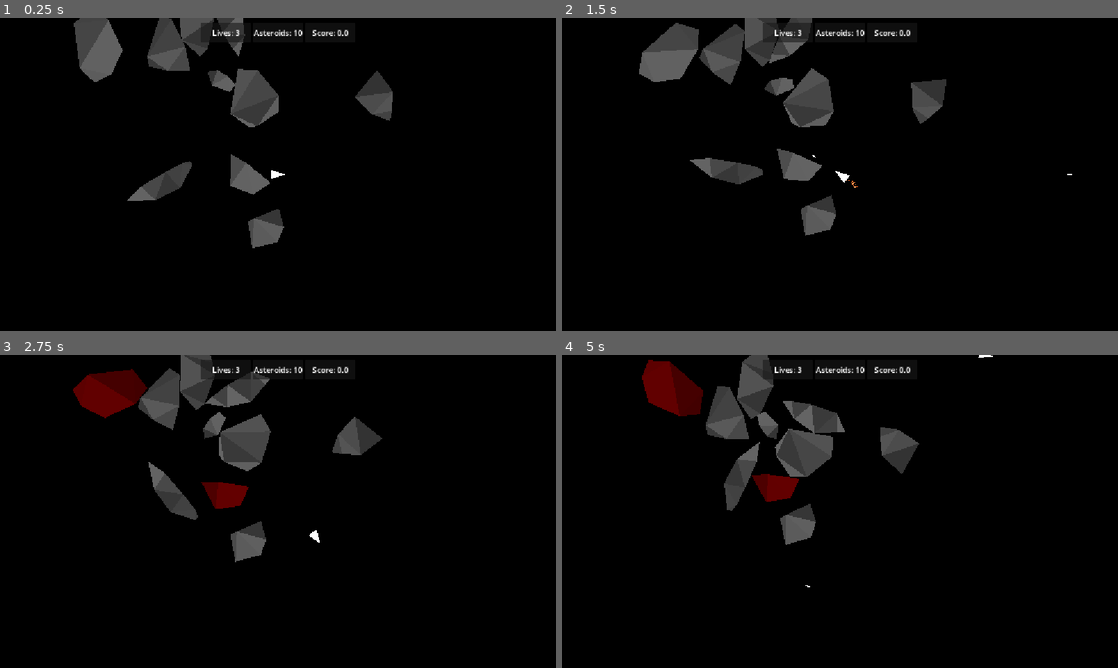
Above: before the commit, frames 1-4 (two rows, left to right).
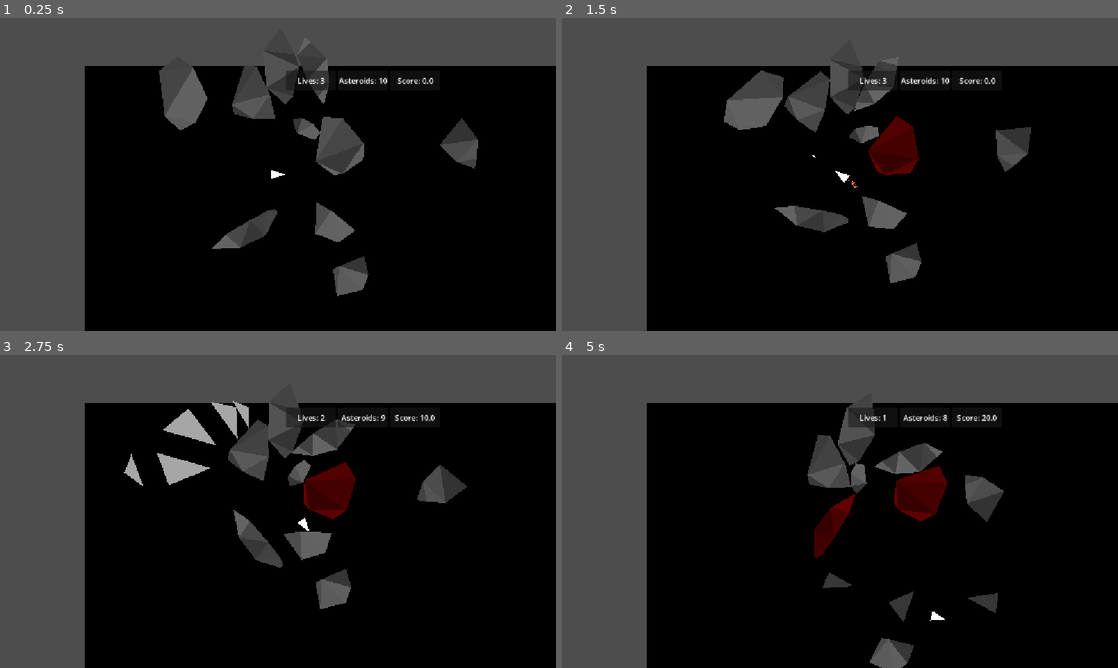
Above: after the commit, the same moments.

Repository: ProudFridge/Asteroids
Game: Godot game, scene res://scenes/game/game.tscn
Same seed, same stepped clock (60 frames per second), same inputs: the game is played once before the commit and once after it.
Inputs (mouse positions are in pixels of both pictures, inside the frame that each line leads up to):
- Up to frame 1 (0.25 s): no input
- Up to frame 2 (1.5 s): tap Enter at 0.5 s; move the mouse to (962, 158) at 0.52 s; hold D (turn_right) 0.53-1.28 s; hold Space (shoot) 0.53-1.28 s; click (962, 158) at 0.67 s; move the mouse to (728, 190) at 1.27 s; hold S (backwards) from 1.28 s (still down); tap Space (shoot) at 1.35 s
- Up to frame 3 (2.75 s): move the mouse to (333, 442) at 2.02 s; release S (backwards) at 2.03 s; hold D (turn_right) from 2.03 s (still down); hold Space (shoot) from 2.03 s (still down); tap Alt at 2.1 s
- Up to frame 4 (5 s): move the mouse to (812, 574) at 2.77 s; release D (turn_right) at 2.78 s; release Space (shoot) at 2.78 s; hold W (forwards) 2.78-3.53 s; tap Shift at 2.85 s; click (812, 574) at 2.92 s; tap Space (shoot) at 3.05, 4.35 s; move the mouse to (1006, 558) at 3.52 s; hold Space (shoot) 3.53-4.28 s; hold A (turn_left) from 3.53 s (still down); move the mouse to (673, 464) at 4.27 s

The runs differ from the first frame. In frame 1, 34% of the frame differs, in the area x 0-100%, y 0-100%; in frame 2, 35%; in frame 3, 37%; in frame 4, 38%.

Commit message:
Make the camera zoom in on the player when the game is done

Diff:
--- a/scenes/asteroid/asteroid.gd
+++ b/scenes/asteroid/asteroid.gd
@@ -172,10 +172,12 @@
 
 	return points
 
+
 func sort_by_angle(a: Vector2, b: Vector2) -> bool:
 	if a.angle() < b.angle():
 		return true
 	return false
+
 
 func rotate_polygon(polygon: PackedVector2Array) -> PackedVector2Array:
 	var rotatedPoints: PackedVector2Array = []
--- a/scenes/asteroid_shard/asteroid_shard.gd
+++ b/scenes/asteroid_shard/asteroid_shard.gd
@@ -15,8 +15,10 @@
 	lifetime_timer.start()
 	lifetime_timer.timeout.connect(_on_lifetimer_timer_timeout)
 
+
 func _process(delta: float) -> void:
 	polygon_2d.color.a = remap(lifetime_timer.time_left,0, lifetime_timer.wait_time, 0,1)
+
 
 func scale_points(scale: float) -> PackedVector2Array:
 	var scaledPolygon: PackedVector2Array = []
@@ -26,8 +28,10 @@
 
 	return scaledPolygon
 
+
 func set_polygon(points: PackedVector2Array) -> void:
 	polygon = points
 
+
 func _on_lifetimer_timer_timeout() -> void:
 	queue_free()
--- a/scenes/blink_component/blink_component.gd
+++ b/scenes/blink_component/blink_component.gd
@@ -1,5 +1,6 @@
 extends Node2D
 class_name BlinkComponent
+## not working rn
 
 @onready var blink_interval_timer: Timer = $BlinkIntervalTimer
 
@@ -18,10 +19,12 @@
 	blink_interval_timer.wait_time = blinkInterval
 	blink_interval_timer.timeout.connect(_on_blink_interval_timer_timeout)
 
+
 func blink() -> void:
 	blink_interval_timer.start()
 	actor.self_modulate = color1
 	currentBlinks += 1
+
 
 func _on_blink_interval_timer_timeout() -> void:
 	if currentBlinks % 2 == 0:
--- a/scenes/bullet/bullet.gd
+++ b/scenes/bullet/bullet.gd
@@ -10,6 +10,7 @@
 	velocity = speed * Vector2.from_angle(rotation)
 	lifetime_timer.timeout.connect(_on_lifetime_timer_timeout)
 
+
 func _physics_process(delta: float) -> void:
 	var collision: KinematicCollision2D = move_and_collide(velocity * delta)
 
@@ -19,8 +20,10 @@
 			body.take_damage(damage)
 			disappear()
 
+
 func _on_lifetime_timer_timeout() -> void:
 	disappear()
 
+
 func disappear() -> void:
 	queue_free()
--- a/scenes/game/camera_2d.gd
+++ b/scenes/game/camera_2d.gd
@@ -1,5 +1,20 @@
 extends Camera2D
+
+@export var player: Player
+@export var gameManager: GameManager
 
 # Called when the node enters the scene tree for the first time.
 func _ready() -> void:
-	position = get_viewport_rect().size / 2
+	position = Global.windowSize / 2
+	gameManager.won.connect(_on_game_manager_won)
+	gameManager.lost.connect(_on_game_manager_lost)
+
+
+func _on_game_manager_won() -> void:
+	position = player.position
+	zoom = Vector2(2,2)
+
+
+func _on_game_manager_lost() -> void:
+	position = player.position
+	zoom = Vector2(2,2)
--- a/scenes/game/game.gd
+++ /dev/null
@@ -1,4 +0,0 @@
-extends Node
-
-const ASTEROID: Resource = preload("res://scenes/asteroid/asteroid.tscn")
-@onready var player: Player = $Player
--- a/scenes/game/game.tscn
+++ b/scenes/game/game.tscn
@@ -1,6 +1,5 @@
 [gd_scene format=3 uid="uid://dobdvgut8dbsl"]
 
-[ext_resource type="Script" uid="uid://cthkf4wvev651" path="res://scenes/game/game.gd" id="1_0sr1o"]
 [ext_resource type="PackedScene" uid="uid://s0kngucv0cnl" path="res://scenes/player/player.tscn" id="1_sul5r"]
 [ext_resource type="Script" uid="uid://5htph50fyjch" path="res://scenes/game/camera_2d.gd" id="2_7h61r"]
 [ext_resource type="PackedScene" uid="uid://dh2eakv6ikta5" path="res://scenes/managers/asteroid_manager/asteroid_manager.tscn" id="4_kelw5"]
@@ -15,10 +14,11 @@
 [sub_resource type="LabelSettings" id="LabelSettings_0sr1o"]
 
 [node name="Game" type="Node" unique_id=324886737]
-script = ExtResource("1_0sr1o")
 
-[node name="Camera2D" type="Camera2D" parent="." unique_id=863287189]
+[node name="Camera2D" type="Camera2D" parent="." unique_id=863287189 node_paths=PackedStringArray("player", "gameManager")]
 script = ExtResource("2_7h61r")
+player = NodePath("../Player")
+gameManager = NodePath("../Managers/GameManager")
 
 [node name="Player" parent="." unique_id=2088811554 instance=ExtResource("1_sul5r")]
 
--- a/scenes/game/ui/asteroid_count_label.gd
+++ b/scenes/game/ui/asteroid_count_label.gd
@@ -7,5 +7,6 @@
 	text = "Asteroids: " + str(asteroidManager.asteroidInstances.size())
 	asteroidManager.asteroid_removed.connect(_on_asteroid_manager_asteroid_removed)
 
+
 func _on_asteroid_manager_asteroid_removed() -> void:
 	text = "Asteroids: " + str(asteroidManager.asteroidInstances.size())
--- a/scenes/game/ui/game_over_container.gd
+++ b/scenes/game/ui/game_over_container.gd
@@ -13,5 +13,6 @@
 func _on_game_manager_lost() -> void:
 	visible = true
 
+
 func _on_restart_button_pressed() -> void:
 	SwitcherSingleton.goto_scene("res://scenes/game/game.tscn")
--- a/scenes/game/ui/game_won_container.gd
+++ b/scenes/game/ui/game_won_container.gd
@@ -9,6 +9,7 @@
 	gameManager.won.connect(_on_game_manager_won)
 	restart_button.pressed.connect(_on_restart_button_pressed)
 
+
 func _on_game_manager_won() -> void:
 	visible = true
 
--- a/scenes/game/ui/lives_label.gd
+++ b/scenes/game/ui/lives_label.gd
@@ -7,6 +7,7 @@
 	text = "Lives: " + str(int(round(player.lives)))
 	player.health_lost.connect(_on_player_health_lost)
 
+
 func _on_player_health_lost(currentHealth: float) -> void:
 	print(currentHealth)
 	text = "Lives: " + str(int(round(currentHealth)))
--- a/scenes/managers/asteroid_manager/asteroid_manager.gd
+++ b/scenes/managers/asteroid_manager/asteroid_manager.gd
@@ -14,6 +14,7 @@
 func _ready() -> void:
 	instantiate_asteroid_in_area(10, Vector2(get_window().size), 100)
 
+
 ## Instantiates asteroids in a specified area
 func instantiate_asteroid_in_area(asteroidNum: int, area: Vector2, exclusionZoneRadius: float) -> void:
 	for i: int in asteroidNum:
@@ -22,23 +23,21 @@
 		# Todo: replace with actual scren size, maybe use a singleton to store the screen size
 		var position: Vector2 = Vector2(randf_range(0, area.x), randf_range(0, area.y))
 
-		print(position.distance_to(area / 2))
 		while position.distance_to(area / 2) < exclusionZoneRadius:
 			position.x = randf_range(0, area.x)
 			position.y = randf_range(0, area.y)
 
 		asteroid.position = position
-		# Initial movement
 		asteroid.angular_velocity = randf_range(-1, 1)
-		asteroid.linear_velocity = (Vector2(get_window().size / 2) - position).normalized() * randf_range(10, 30)
+		asteroid.linear_velocity = (Vector2(Global.windowSize / 2) - position).normalized() * randf_range(10, 30)
+
+		add_child(asteroid)
+		asteroid_added.emit()
+		asteroidInstances.append(asteroid)
 		# Remove asteroid from the instance array
 		asteroid.died.connect(_on_asteroid_death.bind(asteroid))
 
 
-		add_child(asteroid)
-		asteroid_added.emit()
-		asteroidInstances.append(asteroid)
-
 func _on_asteroid_death(asteroid: Asteroid) -> void:
 	asteroidInstances.erase(asteroid)
 	asteroid_removed.emit()
--- a/scenes/managers/bullet_manager/bullet_manager.gd
+++ b/scenes/managers/bullet_manager/bullet_manager.gd
@@ -5,14 +5,11 @@
 
 const BULLET: Resource = preload("uid://c4bego3ny732p")
 
-
-
-
 func _input(event: InputEvent) -> void:
 	if event.is_action_pressed("shoot"):
 		var bulletInstance: Bullet = BULLET.instantiate()
 		bulletInstance.rotation = shooter.rotation
 		bulletInstance.position = shooter.position
-		# make the bullets velocity realistic
+		# Make the bullets velocity realistic: makes it relative
 		#bulletInstance.velocity = bulletInstance.speed * Vector2.from_angle(shooter.rotation).normalized() + shooter.velocity
 		add_child(bulletInstance)
--- a/scenes/managers/game_manager/game_manager.gd
+++ b/scenes/managers/game_manager/game_manager.gd
@@ -14,9 +14,11 @@
 	asteroidManager.asteroid_removed.connect(_on_asteroid_manager_asteroid_removed)
 	player.died.connect(_on_player_died)
 
+
 func _on_asteroid_manager_asteroid_removed() -> void:
 	if asteroidManager.asteroidInstances.size() <= 0:
 		won.emit()
 
+
 func _on_player_died() -> void:
 	lost.emit()
--- a/player.gd
+++ b/scenes/player/player.gd
@@ -23,11 +23,12 @@
 	# Temp
 	thruster_particles.position.y = 0
 	thruster_particles.position.x = -playerSize.y / 2 - thruster_particles.emission_rect_extents.y / 2
-	position = get_viewport_rect().size / 2
+	position = Global.windowSize / 2
 	viewportSize = get_viewport_rect().size
 	polygon = create_centered_triangle(playerSize.x, playerSize.y)
 	polygon_2d.polygon = polygon
 	collision_polygon_2d.polygon = polygon
+
 
 func _physics_process(delta: float) -> void:
 	# Get the input direction and handle the movement/deceleration.
@@ -68,11 +69,13 @@
 	if position.y < 0:
 		position.y = viewportSize.y
 
+
 func die() -> void:
 	died.emit()
 	queue_free()
 
-## Creates a PackedVector2Array that contains the points for a traignle with its pivot at the center
+
+## Creates a PackedVector2Array that contains the points for a triangle with its pivot at the center
 func create_centered_triangle(width: float, height: float) -> PackedVector2Array:
 	var polygon: PackedVector2Array = [
 		Vector2(-height / 2, -width / 2),
--- a/scenes/player/player.tscn
+++ b/scenes/player/player.tscn
@@ -1,6 +1,6 @@
 [gd_scene format=3 uid="uid://s0kngucv0cnl"]
 
-[ext_resource type="Script" uid="uid://c22t4omm5wesk" path="res://player.gd" id="1_8afob"]
+[ext_resource type="Script" uid="uid://c22t4omm5wesk" path="res://scenes/player/player.gd" id="1_8afob"]
 
 [sub_resource type="Curve" id="Curve_8afob"]
 _data = [Vector2(0, 1), 0.0, 0.0, 0, 0, Vector2(1, 0), 0.0, 0.0, 0, 0]
--- a/singletons/dev/dev.gd
+++ b/singletons/dev/dev.gd
@@ -2,15 +2,6 @@
 ## Useful scripts for developement
 ## Intended to be used as a singleton
 
-# Called when the node enters the scene tree for the first time.
-func _ready() -> void:
-	pass # Replace with function body.
-
-
-# Called every frame. 'delta' is the elapsed time since the previous frame.
-func _process(delta: float) -> void:
-	pass
-
 func _input(event: InputEvent) -> void:
 	if event.is_action_pressed("escape"):
 		get_tree().quit()
--- a/singletons/global/global.gd
+++ b/singletons/global/global.gd
@@ -1,8 +1,8 @@
 ## Singleton that contains useful info
 extends Node
 
-var ViewPortSize: Vector2
+var windowSize: Vector2
 
 # Called when the node enters the scene tree for the first time.
 func _ready() -> void:
-	get_viewport().get_visible_rect().size
+	windowSize = Vector2(get_window().size)
Not shown, removed: scenes/game/game.gd.uid
Renamed: player.gd.uid -> scenes/player/player.gd.uid
